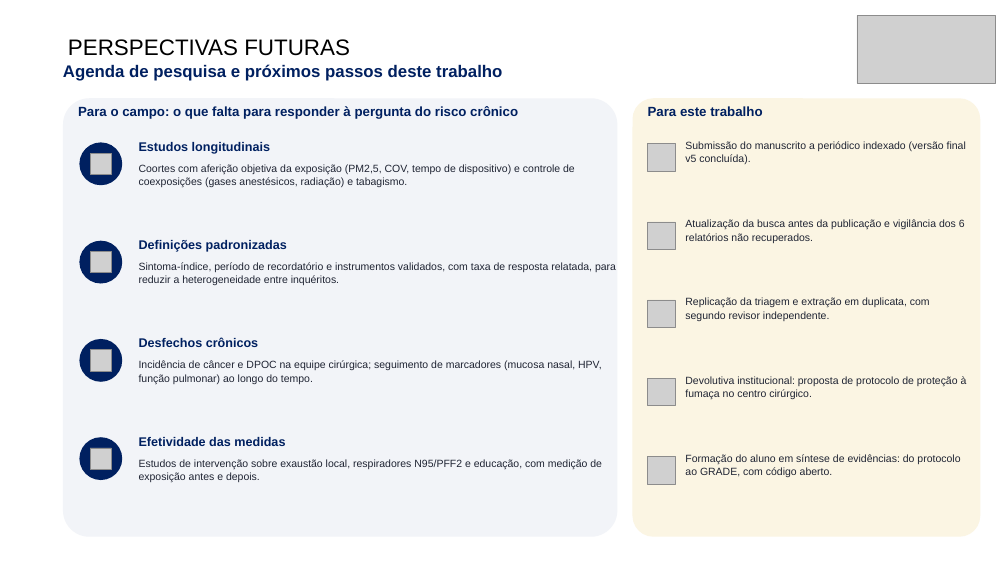
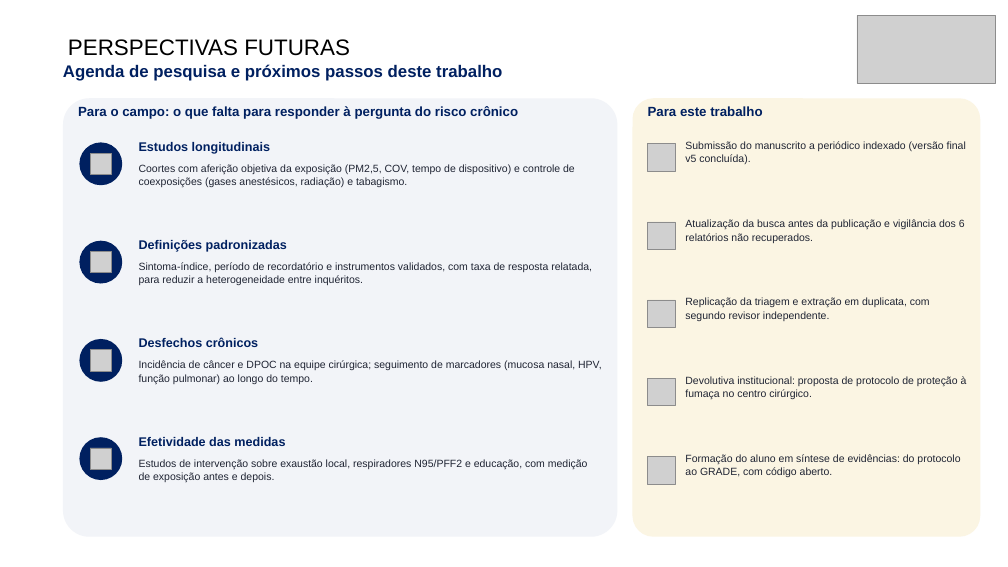
Before and after one commit to ravibuzz/IC-fumaca, a slide deck: slide 17 of apresentacao/SEMICA_Fumaca_Cirurgica_Baccaro.pptx. Drawn at 1008x567 pixels with LibreOffice and Linux fonts; fonts in the diff are those of the drawing; grey boxes stand for pictures; background and template pictures are left out. Boxes give left, top, right and bottom in pixels: in the first picture for what was removed or moved away, otherwise in the second. Text is boxed around its words. In the diff, an @@ line names an element or a change of style, - is before the commit and + after.

```diff
--- a/apresentacao/SEMICA_Fumaca_Cirurgica_Baccaro.pptx
+++ b/apresentacao/SEMICA_Fumaca_Cirurgica_Baccaro.pptx
@@ text "Sintoma-índice, período de recordatório e ..." rewrapped from (139, 262, 616, 285) to (139, 262, 592, 285) @@
@@ text "Estudos de intervenção sobre exaustão ..." rewrapped from (139, 459, 602, 482) to (139, 459, 588, 482) @@
```
Also in this commit, not shown: 14 other slides changed, 3 other files.
